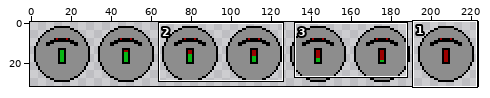
Sprite sheet -- assets/robot.png. Above, an overview of the earlier version with the close-up marked.
Close-up. Old version:
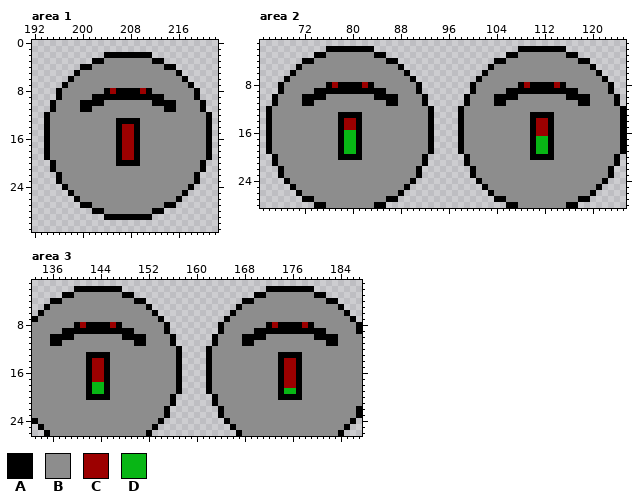
The file is 224x32 pixels. Shown: area 1: x 192..222, y 0..31; area 2: x 65..125, y 1..28; area 3: x 133..187, y 1..26. The commit also changed other parts of the picture, which this record leaves out.
Palette (. is transparent): A #000000  B #8d8d8d  C #9c0000  D #08b615
Pixels before, area 1, first column x 194:
 2 ..........AAAAAAAA..........
 3 ........AABBBBBBBBAA........
 4 ......AABBBBBBBBBBBBAA......
 5 .....ABBBBBBBBBBBBBBBBA.....
 6 ....ABBBBBBBBBBBBBBBBBBA....
 7 ...ABBBBBBBBBBBBBBBBBBBBA...
 8 ..ABBBBBBBACAAAACABBBBBBBA..
 9 ..ABBBBBAAAAAAAAAAAABBBBBA..
10 .ABBBBAAAABBBBBBBBAAAABBBBA.
11 .ABBBBAABBBBBBBBBBBBAABBBBA.
12 ABBBBBBBBBBBBBBBBBBBBBBBBBBA
13 ABBBBBBBBBBBAAAABBBBBBBBBBBA
14 ABBBBBBBBBBBACCABBBBBBBBBBBA
15 ABBBBBBBBBBBACCABBBBBBBBBBBA
16 ABBBBBBBBBBBACCABBBBBBBBBBBA
17 ABBBBBBBBBBBACCABBBBBBBBBBBA
18 ABBBBBBBBBBBACCABBBBBBBBBBBA
19 ABBBBBBBBBBBACCABBBBBBBBBBBA
20 .ABBBBBBBBBBAAAABBBBBBBBBBA.
21 .ABBBBBBBBBBBBBBBBBBBBBBBBA.
22 ..ABBBBBBBBBBBBBBBBBBBBBBA..
23 ..ABBBBBBBBBBBBBBBBBBBBBBA..
24 ...ABBBBBBBBBBBBBBBBBBBBA...
25 ....ABBBBBBBBBBBBBBBBBBA....
26 .....ABBBBBBBBBBBBBBBBA.....
27 ......AABBBBBBBBBBBBAA......
28 ........AABBBBBBBBAA........
29 ..........AAAAAAAA..........
Pixels before, area 2, first column x 66:
 2 ..........AAAAAAAA........................AAAAAAAA..........
 3 ........AABBBBBBBBAA....................AABBBBBBBBAA........
 4 ......AABBBBBBBBBBBBAA................AABBBBBBBBBBBBAA......
 5 .....ABBBBBBBBBBBBBBBBA..............ABBBBBBBBBBBBBBBBA.....
 6 ....ABBBBBBBBBBBBBBBBBBA............ABBBBBBBBBBBBBBBBBBA....
 7 ...ABBBBBBBBBBBBBBBBBBBBA..........ABBBBBBBBBBBBBBBBBBBBA...
 8 ..ABBBBBBBACAAAACABBBBBBBA........ABBBBBBBACAAAACABBBBBBBA..
 9 ..ABBBBBAAAAAAAAAAAABBBBBA........ABBBBBAAAAAAAAAAAABBBBBA..
10 .ABBBBAAAABBBBBBBBAAAABBBBA......ABBBBAAAABBBBBBBBAAAABBBBA.
11 .ABBBBAABBBBBBBBBBBBAABBBBA......ABBBBAABBBBBBBBBBBBAABBBBA.
12 ABBBBBBBBBBBBBBBBBBBBBBBBBBA....ABBBBBBBBBBBBBBBBBBBBBBBBBBA
13 ABBBBBBBBBBBAAAABBBBBBBBBBBA....ABBBBBBBBBBBAAAABBBBBBBBBBBA
14 ABBBBBBBBBBBACCABBBBBBBBBBBA....ABBBBBBBBBBBACCABBBBBBBBBBBA
15 ABBBBBBBBBBBACCABBBBBBBBBBBA....ABBBBBBBBBBBACCABBBBBBBBBBBA
16 ABBBBBBBBBBBADDABBBBBBBBBBBA....ABBBBBBBBBBBACCABBBBBBBBBBBA
17 ABBBBBBBBBBBADDABBBBBBBBBBBA....ABBBBBBBBBBBADDABBBBBBBBBBBA
18 ABBBBBBBBBBBADDABBBBBBBBBBBA....ABBBBBBBBBBBADDABBBBBBBBBBBA
19 ABBBBBBBBBBBADDABBBBBBBBBBBA....ABBBBBBBBBBBADDABBBBBBBBBBBA
20 .ABBBBBBBBBBAAAABBBBBBBBBBA......ABBBBBBBBBBAAAABBBBBBBBBBA.
21 .ABBBBBBBBBBBBBBBBBBBBBBBBA......ABBBBBBBBBBBBBBBBBBBBBBBBA.
22 ..ABBBBBBBBBBBBBBBBBBBBBBA........ABBBBBBBBBBBBBBBBBBBBBBA..
23 ..ABBBBBBBBBBBBBBBBBBBBBBA........ABBBBBBBBBBBBBBBBBBBBBBA..
24 ...ABBBBBBBBBBBBBBBBBBBBA..........ABBBBBBBBBBBBBBBBBBBBA...
25 ....ABBBBBBBBBBBBBBBBBBA............ABBBBBBBBBBBBBBBBBBA....
26 .....ABBBBBBBBBBBBBBBBA..............ABBBBBBBBBBBBBBBBA.....
27 ......AABBBBBBBBBBBBAA................AABBBBBBBBBBBBAA......
28 ........AABBBBBBBBAA....................AABBBBBBBBAA........
Pixels before, area 3, first column x 133:
 2 .......AAAAAAAA........................AAAAAAAA........
 3 .....AABBBBBBBBAA....................AABBBBBBBBAA......
 4 ...AABBBBBBBBBBBBAA................AABBBBBBBBBBBBAA....
 5 ..ABBBBBBBBBBBBBBBBA..............ABBBBBBBBBBBBBBBBA...
 6 .ABBBBBBBBBBBBBBBBBBA............ABBBBBBBBBBBBBBBBBBA..
 7 ABBBBBBBBBBBBBBBBBBBBA..........ABBBBBBBBBBBBBBBBBBBBA.
 8 BBBBBBBACAAAACABBBBBBBA........ABBBBBBBACAAAACABBBBBBBA
 9 BBBBBAAAAAAAAAAAABBBBBA........ABBBBBAAAAAAAAAAAABBBBBA
10 BBBAAAABBBBBBBBAAAABBBBA......ABBBBAAAABBBBBBBBAAAABBBB
11 BBBAABBBBBBBBBBBBAABBBBA......ABBBBAABBBBBBBBBBBBAABBBB
12 BBBBBBBBBBBBBBBBBBBBBBBBA....ABBBBBBBBBBBBBBBBBBBBBBBBB
13 BBBBBBBBBAAAABBBBBBBBBBBA....ABBBBBBBBBBBAAAABBBBBBBBBB
14 BBBBBBBBBACCABBBBBBBBBBBA....ABBBBBBBBBBBACCABBBBBBBBBB
15 BBBBBBBBBACCABBBBBBBBBBBA....ABBBBBBBBBBBACCABBBBBBBBBB
16 BBBBBBBBBACCABBBBBBBBBBBA....ABBBBBBBBBBBACCABBBBBBBBBB
17 BBBBBBBBBACCABBBBBBBBBBBA....ABBBBBBBBBBBACCABBBBBBBBBB
18 BBBBBBBBBADDABBBBBBBBBBBA....ABBBBBBBBBBBACCABBBBBBBBBB
19 BBBBBBBBBADDABBBBBBBBBBBA....ABBBBBBBBBBBADDABBBBBBBBBB
20 BBBBBBBBBAAAABBBBBBBBBBA......ABBBBBBBBBBAAAABBBBBBBBBB
21 BBBBBBBBBBBBBBBBBBBBBBBA......ABBBBBBBBBBBBBBBBBBBBBBBB
22 BBBBBBBBBBBBBBBBBBBBBBA........ABBBBBBBBBBBBBBBBBBBBBBA
23 BBBBBBBBBBBBBBBBBBBBBBA........ABBBBBBBBBBBBBBBBBBBBBBA
24 ABBBBBBBBBBBBBBBBBBBBA..........ABBBBBBBBBBBBBBBBBBBBA.
25 .ABBBBBBBBBBBBBBBBBBA............ABBBBBBBBBBBBBBBBBBA..
26 ..ABBBBBBBBBBBBBBBBA..............ABBBBBBBBBBBBBBBBA...
New version:
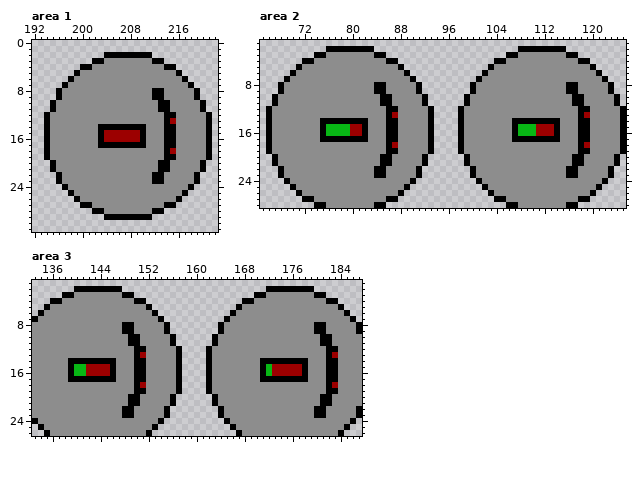
Edits made:
Area 1:
y 8: x 204..213 ACAAAACABB -> BBBBBBBBAA
y 9: x 202..211 AAAAAAAAAA -> BBBBBBBBBB
y 10: x 200..203 AAAA -> BBBB; x 212 A -> B; x 215 A -> B
y 11: x 200..201 AA -> BB; x 213 B -> A; x 215 A -> B
y 12: x 214..215 BB -> AA
y 13: x 206..209 AAAA -> BBBB; x 214..215 BB -> AC
y 14: x 203..205 BBB -> AAA; x 207..208 CC -> AA; x 210 B -> A; x 214..215 BB -> AA
y 15..16: x 203..206 BBBA -> ACCC; x 209..210 AB -> CA; x 214..215 BB -> AA
y 17: x 203..205 BBB -> AAA; x 207..208 CC -> AA; x 210 B -> A; x 214..215 BB -> AA
y 18: x 206..209 ACCA -> BBBB; x 214..215 BB -> AC
y 19: x 206..209 ACCA -> BBBB; x 214..215 BB -> AA
y 20: x 206..209 AAAA -> BBBB; x 213..214 BB -> AA
y 21: x 213..214 BB -> AA
y 22..23: x 212..213 BB -> AA
Area 2:
y 8: x 76..85 ACAAAACABB -> BBBBBBBBAA; x 108..117 ACAAAACABB -> BBBBBBBBAA
y 9: x 74..83 AAAAAAAAAA -> BBBBBBBBBB; x 106..115 AAAAAAAAAA -> BBBBBBBBBB
y 10: x 72..75 AAAA -> BBBB; x 84 A -> B; x 87 A -> B; x 104..107 AAAA -> BBBB; x 116 A -> B; x 119 A -> B
y 11: x 72..73 AA -> BB; x 85 B -> A; x 87 A -> B; x 104..105 AA -> BB; x 117 B -> A; x 119 A -> B
y 12: x 86..87 BB -> AA; x 118..119 BB -> AA
y 13: x 78..81 AAAA -> BBBB; x 86..87 BB -> AC; x 110..113 AAAA -> BBBB; x 118..119 BB -> AC
y 14: x 75..77 BBB -> AAA; x 79..80 CC -> AA; x 82 B -> A; x 86..87 BB -> AA; x 107..109 BBB -> AAA; x 111..112 CC -> AA; x 114 B -> A; x 118..119 BB -> AA
y 15: x 75..79 BBBAC -> ADDDD; x 81..82 AB -> CA; x 86..87 BB -> AA; x 107..110 BBBA -> ADDD; x 113..114 AB -> CA; x 118..119 BB -> AA
y 16: x 75..78 BBBA -> ADDD; x 80..82 DAB -> CCA; x 86..87 BB -> AA; x 107..110 BBBA -> ADDD; x 113..114 AB -> CA; x 118..119 BB -> AA
y 17: x 75..77 BBB -> AAA; x 79..80 DD -> AA; x 82 B -> A; x 86..87 BB -> AA; x 107..109 BBB -> AAA; x 111..112 DD -> AA; x 114 B -> A; x 118..119 BB -> AA
y 18: x 78..81 ADDA -> BBBB; x 86..87 BB -> AC; x 110..113 ADDA -> BBBB; x 118..119 BB -> AC
y 19: x 78..81 ADDA -> BBBB; x 86..87 BB -> AA; x 110..113 ADDA -> BBBB; x 118..119 BB -> AA
y 20: x 78..81 AAAA -> BBBB; x 85..86 BB -> AA; x 110..113 AAAA -> BBBB; x 117..118 BB -> AA
y 21: x 85..86 BB -> AA; x 117..118 BB -> AA
y 22..23: x 84..85 BB -> AA; x 116..117 BB -> AA
Area 3:
y 8: x 140..149 ACAAAACABB -> BBBBBBBBAA; x 172..181 ACAAAACABB -> BBBBBBBBAA
y 9: x 138..147 AAAAAAAAAA -> BBBBBBBBBB; x 170..179 AAAAAAAAAA -> BBBBBBBBBB
y 10: x 136..139 AAAA -> BBBB; x 148 A -> B; x 151 A -> B; x 168..171 AAAA -> BBBB; x 180 A -> B; x 183 A -> B
y 11: x 136..137 AA -> BB; x 149 B -> A; x 151 A -> B; x 168..169 AA -> BB; x 181 B -> A; x 183 A -> B
y 12: x 150..151 BB -> AA; x 182..183 BB -> AA
y 13: x 142..145 AAAA -> BBBB; x 150..151 BB -> AC; x 174..177 AAAA -> BBBB; x 182..183 BB -> AC
y 14: x 139..141 BBB -> AAA; x 143..144 CC -> AA; x 146 B -> A; x 150..151 BB -> AA; x 171..173 BBB -> AAA; x 175..176 CC -> AA; x 178 B -> A; x 182..183 BB -> AA
y 15..16: x 139..142 BBBA -> ADDC; x 145..146 AB -> CA; x 150..151 BB -> AA; x 171..174 BBBA -> ADCC; x 177..178 AB -> CA; x 182..183 BB -> AA
y 17: x 139..141 BBB -> AAA; x 143..144 CC -> AA; x 146 B -> A; x 150..151 BB -> AA; x 171..173 BBB -> AAA; x 175..176 CC -> AA; x 178 B -> A; x 182..183 BB -> AA
y 18: x 142..145 ADDA -> BBBB; x 150..151 BB -> AC; x 174..177 ACCA -> BBBB; x 182..183 BB -> AC
y 19: x 142..145 ADDA -> BBBB; x 150..151 BB -> AA; x 174..177 ADDA -> BBBB; x 182..183 BB -> AA
y 20: x 142..145 AAAA -> BBBB; x 149..150 BB -> AA; x 174..177 AAAA -> BBBB; x 181..182 BB -> AA
y 21: x 149..150 BB -> AA; x 181..182 BB -> AA
y 22..23: x 148..149 BB -> AA; x 180..181 BB -> AA
Where, in picture pixels (left, top, right, bottom), the same in both close-ups:
changed: (80, 88, 176, 184)
changed: (302, 82, 398, 178)
changed: (494, 82, 590, 178)
changed: (50, 322, 146, 418)
changed: (242, 322, 338, 418)
